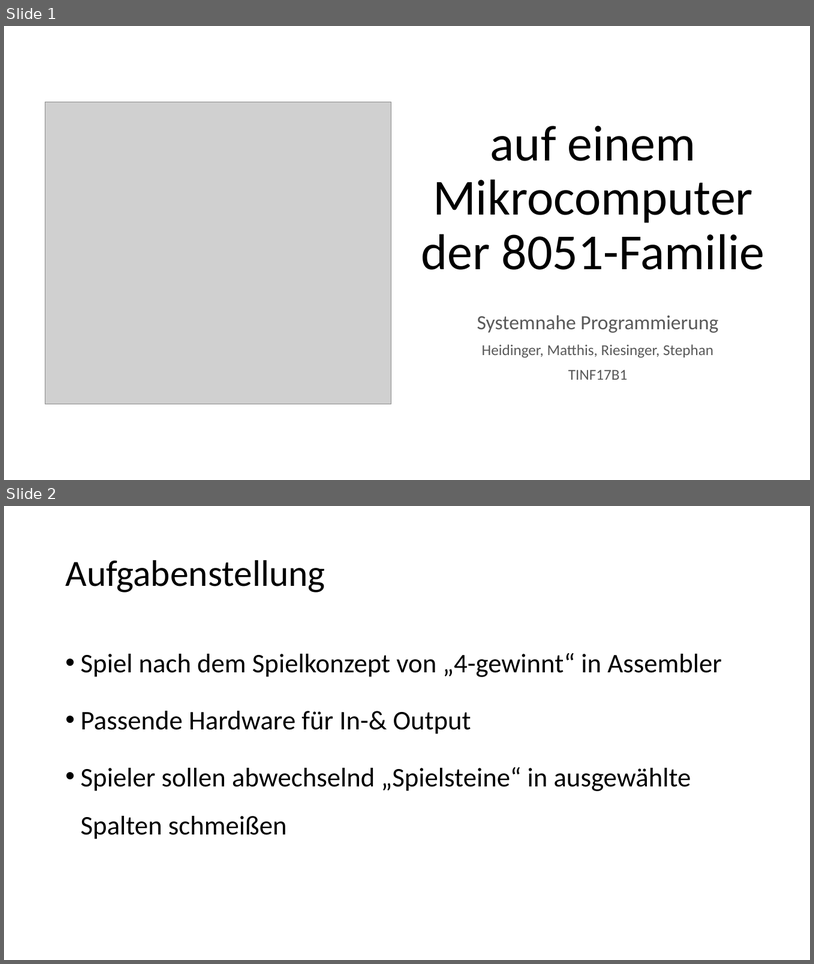
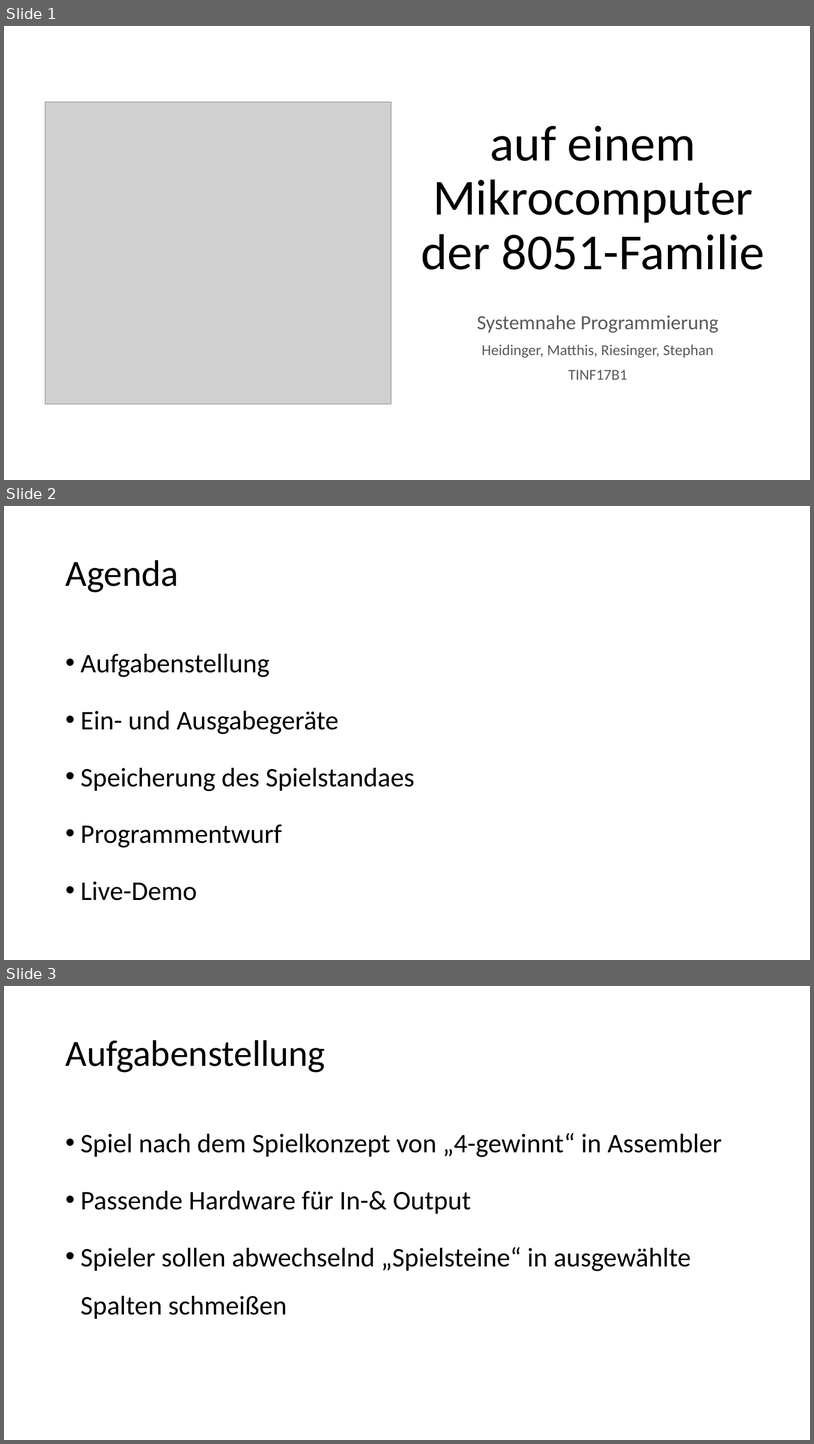
Before and after one commit to riesinger/8051-gewinnt, a slide deck: VierGewinnt.pptx. Shown one above the other, each under a label of ours: slides 1 and 2 before the commit, slides 1, 2 and 3 after it. The pictures are 814x964 and 814x1444 pixels, drawn with LibreOffice and Linux fonts; fonts in the diff are those of the drawing; grey boxes stand for pictures. Boxes give left, top, right and bottom in pixels: in the first picture for what was removed or moved away, otherwise in the second. Text is boxed around its words. In the diff, an @@ line names an element or a change of style, - is before the commit and + after.

Commit message:
Agenda + live demo

```diff
--- a/VierGewinnt.pptx
+++ b/VierGewinnt.pptx
@@ slide 2 added at bbox=[4, 506, 810, 960], background #FFFFFF @@
@@ title added at bbox=[65, 560, 179, 592], 44 pt, text #000000 @@
+Agenda
@@ text added at bbox=[81, 654, 414, 900], 32 pt, text #000000 @@
+• Aufgabenstellung
+• Ein- und Ausgabegeräte
+• Speicherung des Spielstandaes
+• Programmentwurf
+• Live-Demo
@@ what was slide 2 is now slide 3 @@
```
Also in this commit, not shown: 2 other slides added, 1 other file.
